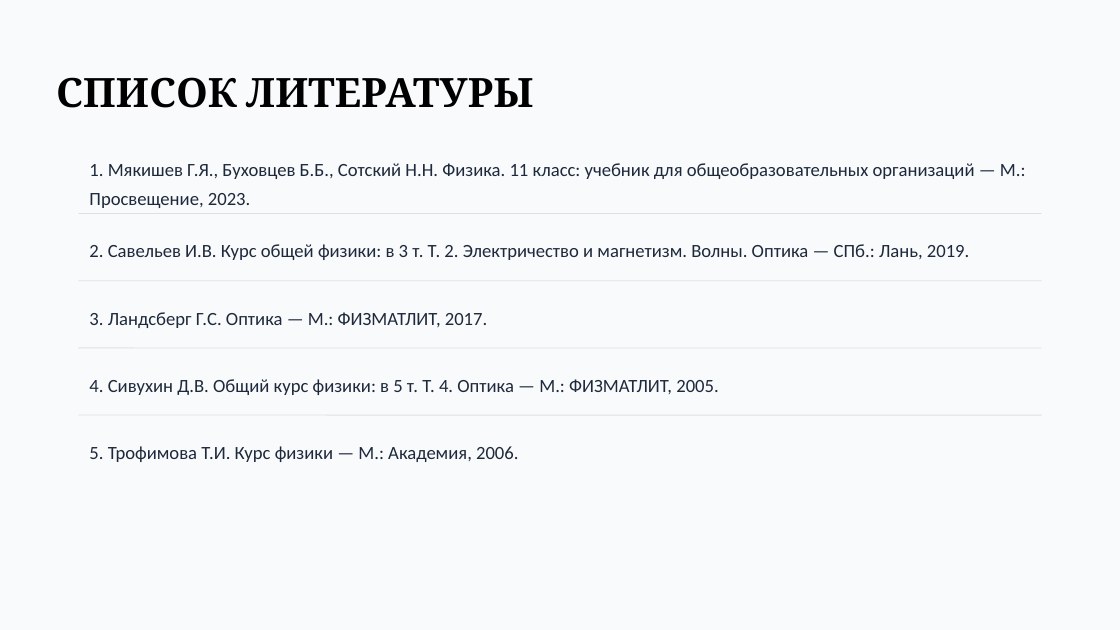
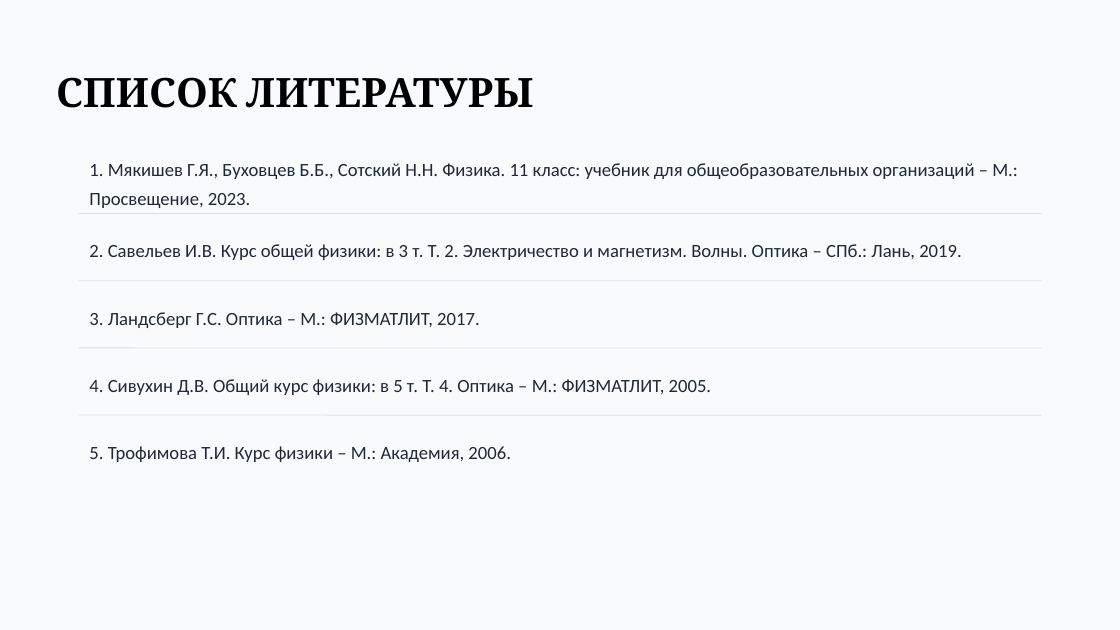
Before and after one commit to Alastor1991/freelance-portfolio, a slide deck: slide 15 of projects/02-opticheskie-pribory/source/presentation.pptx. Drawn at 1120x630 pixels with LibreOffice and Linux fonts; fonts in the diff are those of the drawing. Boxes give left, top, right and bottom in pixels: in the first picture for what was removed or moved away, otherwise in the second. Text is boxed around its words. In the diff, an @@ line names an element or a change of style, - is before the commit and + after.

```diff
--- a/projects/02-opticheskie-pribory/source/presentation.pptx
+++ b/projects/02-opticheskie-pribory/source/presentation.pptx
@@ text at (89,163,1018,208): text changed @@
-1. Мякишев Г.Я., Буховцев Б.Б., Сотский Н.Н. Физика. 11 класс: учебник для общеобразовательных организаций — М.: Просвещение, 2023.
+1. Мякишев Г.Я., Буховцев Б.Б., Сотский Н.Н. Физика. 11 класс: учебник для общеобразовательных организаций – М.: Просвещение, 2023.
@@ text at (89,244,961,260): text changed @@
-2. Савельев И.В. Курс общей физики: в 3 т. Т. 2. Электричество и магнетизм. Волны. Оптика — СПб.: Лань, 2019.
+2. Савельев И.В. Курс общей физики: в 3 т. Т. 2. Электричество и магнетизм. Волны. Оптика – СПб.: Лань, 2019.
@@ text at (89,312,480,328): text changed @@
-3. Ландсберг Г.С. Оптика — М.: ФИЗМАТЛИТ, 2017.
+3. Ландсберг Г.С. Оптика – М.: ФИЗМАТЛИТ, 2017.
@@ text at (89,379,712,395): text changed @@
-4. Сивухин Д.В. Общий курс физики: в 5 т. Т. 4. Оптика — М.: ФИЗМАТЛИТ, 2005.
+4. Сивухин Д.В. Общий курс физики: в 5 т. Т. 4. Оптика – М.: ФИЗМАТЛИТ, 2005.
@@ text at (89,446,511,462): text changed @@
-5. Трофимова Т.И. Курс физики — М.: Академия, 2006.
+5. Трофимова Т.И. Курс физики – М.: Академия, 2006.
```
Also in this commit, not shown: 9 other slides changed, 10 other files.
